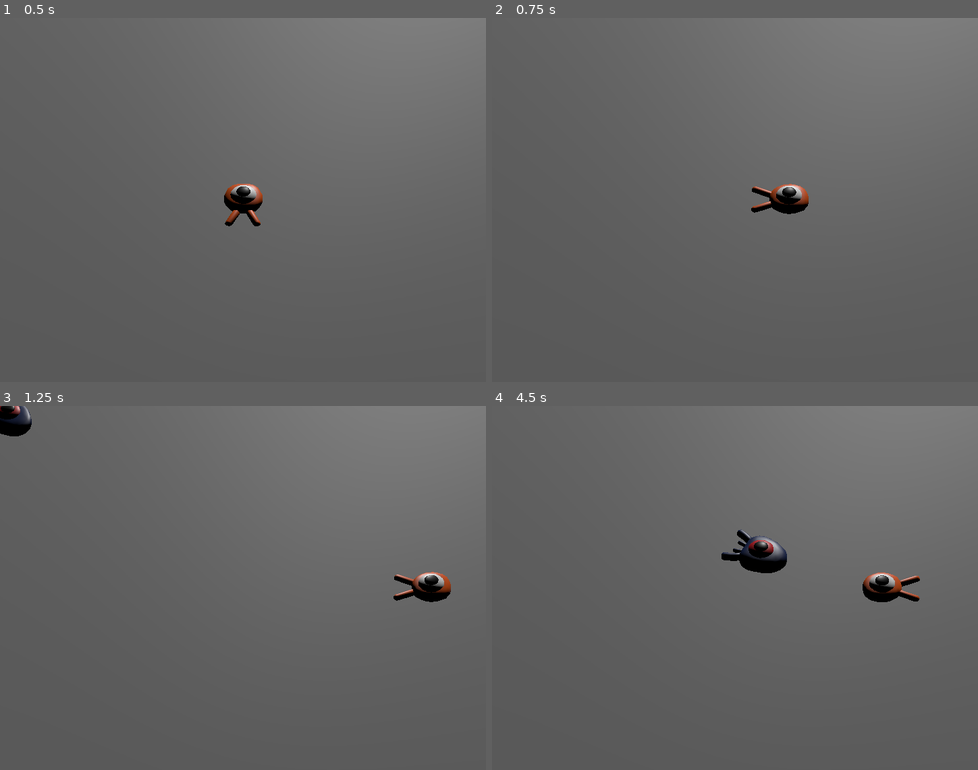
Above: before the commit, frames 1-4 (two rows, left to right).
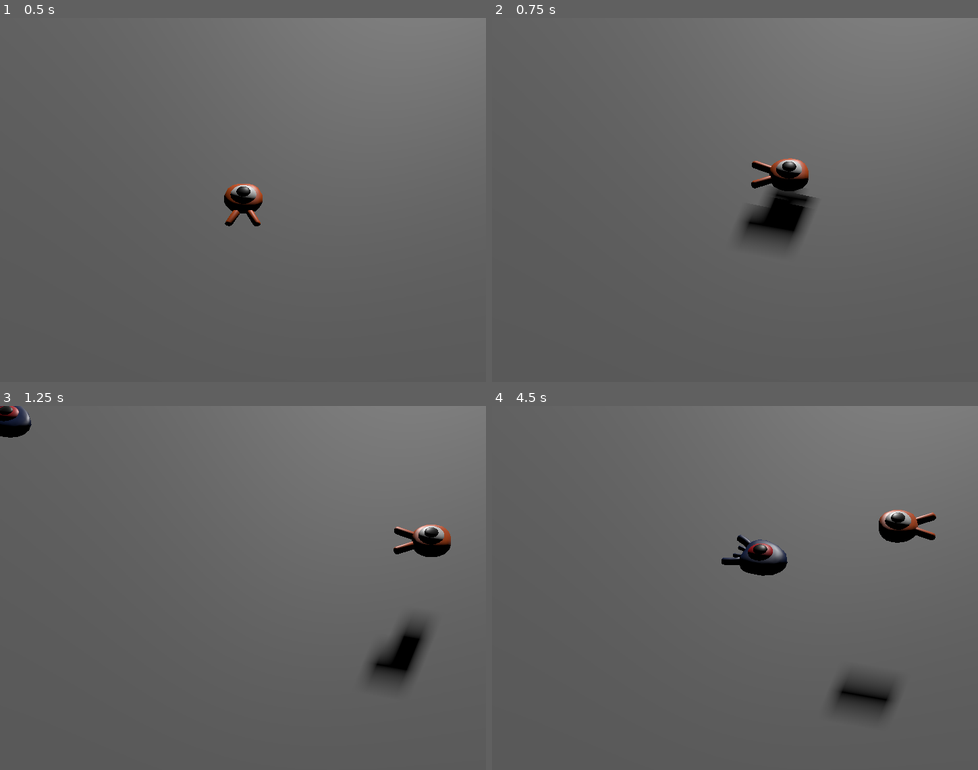
Above: after the commit, the same moments.

Repository: Ednaxx/godot_first-3D_game
Game: Godot game, scene res://main.tscn
Two runs of this game, one before a commit and one after it. Both use one fixed random seed, a clock stepped at 60 frames per second and the inputs below.
Inputs:
- Up to frame 1 (0.5 s): no input
- Up to frame 2 (0.75 s): tap Enter at 0.5 s; hold D (move_right) from 0.53 s (still down); tap Space (jump) at 0.6 s
- Up to frame 3 (1.25 s): keep holding D (move_right); tap Space (jump) at 0.77, 1.07 s
- Up to frame 4 (4.5 s): release D (move_right) at 1.28 s; hold S (move_back) 1.28-2.03 s; tap Space (jump) at 1.35, 1.52, 1.82, 2.1, 2.85, 3.02, 3.32, 3.6, 3.77, 4.07, 4.35 s; hold D (move_right) 2.03-2.78 s; hold W (move_forward) 2.78-3.53 s; hold A (move_left) from 3.53 s (still down)

Frame 1 is identical in both runs. In frame 2, 2.2% of the frame differs, in the area x 51-67%, y 38-63%; in frame 3, 2.9%; in frame 4, 3.1%, in the area x 47-92%, y 28-86%.

Commit message:
Add jump and double jump functionalities

Diff:
--- a/entities/mob.tscn
+++ b/entities/mob.tscn
@@ -7,6 +7,8 @@
 size = Vector3(1.59229, 0.913574, 1.95215)
 
 [node name="Mob" type="CharacterBody3D"]
+collision_layer = 2
+collision_mask = 0
 script = ExtResource("1_yv845")
 
 [node name="Pivot" type="Node3D" parent="."]
--- a/entities/player.gd
+++ b/entities/player.gd
@@ -2,8 +2,10 @@
 
 @export var speed: int = 14
 @export var fall_acceleration: int = 75
+@export var jump_impulse: int = 20
 
 var target_velocity: Vector3 = Vector3.ZERO
+var can_double_jump: bool = true
 
 func _physics_process(delta: float) -> void:
 	var direction: Vector3 = Vector3.ZERO
@@ -24,8 +26,17 @@
 	target_velocity.x = direction.x * speed
 	target_velocity.z = direction.z * speed
 
-	if not is_on_floor():
+	if not self.is_on_floor():
 		target_velocity.y = target_velocity.y - (fall_acceleration * delta)
+	else:
+		can_double_jump = true
 
-	velocity = target_velocity
-	move_and_slide()
+	self.velocity = target_velocity
+
+	if self.is_on_floor() and Input.is_action_just_pressed("jump"):
+		target_velocity.y = jump_impulse
+	elif can_double_jump and Input.is_action_just_pressed("jump"):
+		target_velocity.y = jump_impulse
+		can_double_jump = false
+
+	self.move_and_slide()
--- a/entities/player.tscn
+++ b/entities/player.tscn
@@ -7,6 +7,7 @@
 radius = 0.8
 
 [node name="Player" type="CharacterBody3D"]
+collision_mask = 6
 script = ExtResource("1_vddcx")
 
 [node name="Pivot" type="Node3D" parent="."]
--- a/main.tscn
+++ b/main.tscn
@@ -9,12 +9,6 @@
 
 [sub_resource type="BoxMesh" id="BoxMesh_e0kvj"]
 size = Vector3(60, 2, 60)
-
-[sub_resource type="StandardMaterial3D" id="StandardMaterial3D_xf0yi"]
-albedo_color = Color(0.782034, 0.399223, 0.139338, 1)
-
-[sub_resource type="CylinderMesh" id="CylinderMesh_nsp5w"]
-material = SubResource("StandardMaterial3D_xf0yi")
 
 [sub_resource type="Curve3D" id="Curve3D_wialj"]
 _data = {
@@ -29,6 +23,8 @@
 
 [node name="Ground" type="StaticBody3D" parent="."]
 transform = Transform3D(1, 0, 0, 0, 1, 0, 0, 0, 1, 0, -1, 0)
+collision_layer = 4
+collision_mask = 0
 
 [node name="CollisionShape3D" type="CollisionShape3D" parent="Ground"]
 shape = SubResource("BoxShape3D_wx5oo")
@@ -50,29 +46,11 @@
 projection = 1
 size = 19.0
 
-[node name="Cilinders" type="Node3D" parent="."]
-
-[node name="MeshInstance3D" type="MeshInstance3D" parent="Cilinders"]
-transform = Transform3D(1, 0, 0, 0, 1, 0, 0, 0, 1, -14, 0, -16)
-mesh = SubResource("CylinderMesh_nsp5w")
-
-[node name="MeshInstance3D2" type="MeshInstance3D" parent="Cilinders"]
-transform = Transform3D(1, 0, 0, 0, 1, 0, 0, 0, 1, -14, 0, 16)
-mesh = SubResource("CylinderMesh_nsp5w")
-
-[node name="MeshInstance3D3" type="MeshInstance3D" parent="Cilinders"]
-transform = Transform3D(1, 0, 0, 0, 1, 0, 0, 0, 1, 14, 0, -16)
-mesh = SubResource("CylinderMesh_nsp5w")
-
-[node name="MeshInstance3D4" type="MeshInstance3D" parent="Cilinders"]
-transform = Transform3D(1, 0, 0, 0, 1, 0, 0, 0, 1, 14, 0, 16)
-mesh = SubResource("CylinderMesh_nsp5w")
-
 [node name="SpawnPath" type="Path3D" parent="."]
 curve = SubResource("Curve3D_wialj")
 
 [node name="SpawnLocation" type="PathFollow3D" parent="SpawnPath"]
-transform = Transform3D(-0.00198428, 1.64847e-06, -0.999998, 1.13687e-13, 1, 1.64848e-06, 0.999998, 3.27092e-09, -0.00198428, -14.3769, 0.0130234, -16.3569)
+transform = Transform3D(-0.0019844, 1.64902e-06, -0.999998, 5.68434e-14, 1, 1.64902e-06, 0.999998, 3.27226e-09, -0.0019844, -14.3769, 0.0130234, -16.3569)
 
 [node name="MobTimer" type="Timer" parent="."]
 wait_time = 0.5
--- a/project.godot
+++ b/project.godot
@@ -48,6 +48,12 @@
 ]
 }
 
+[layer_names]
+
+3d_physics/layer_1="player"
+3d_physics/layer_2="enemies"
+3d_physics/layer_3="world"
+
 [rendering]
 
 quality/driver/driver_name="GLES2"
Not shown: 1 places in main.tscn that only renumber resources
